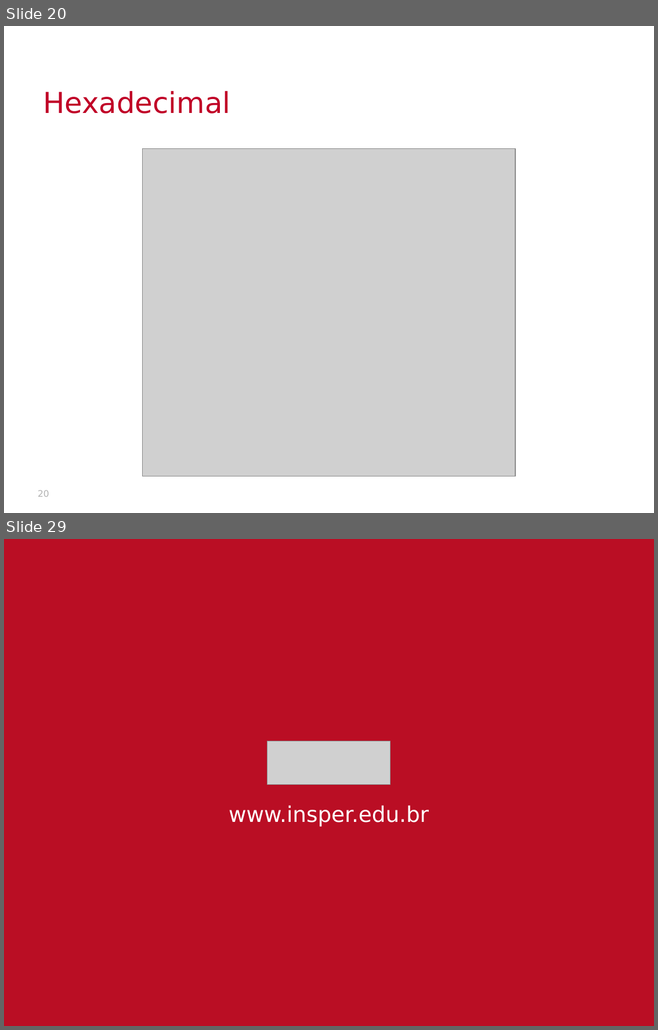
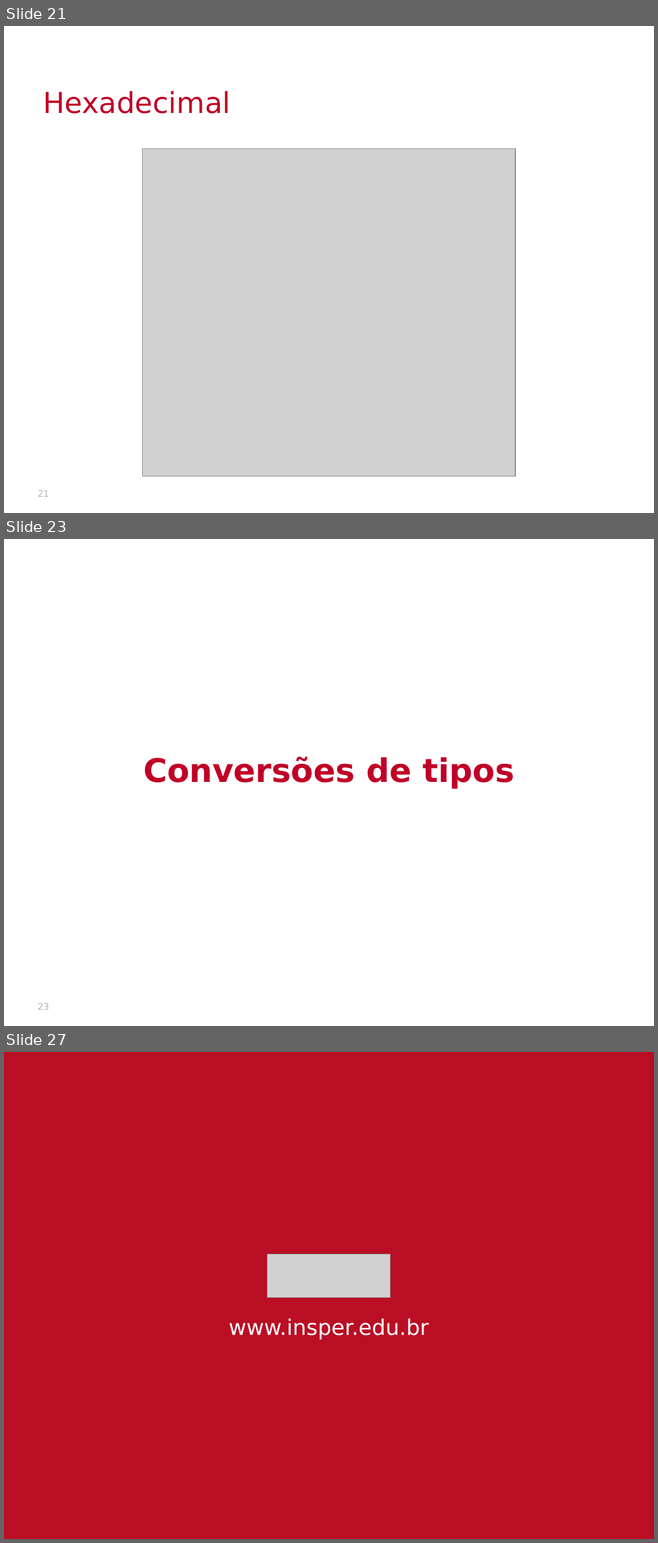
Before and after one commit to victorniubo/SistemasHardwareSoftware, a slide deck: aulas/02-inteiros/slides.pptx. Shown one above the other, each under a label of ours: slides 20 and 29 before the commit, slides 21, 23 and 27 after it; the slides between them are not shown. The pictures are 658x1030 and 658x1543 pixels, drawn with LibreOffice and Linux fonts; fonts in the diff are those of the drawing; grey boxes stand for pictures; background and template pictures are left out. Boxes give left, top, right and bottom in pixels: in the first picture for what was removed or moved away, otherwise in the second. Text is boxed around its words. In the diff, an @@ line names an element or a change of style, - is before the commit and + after.

```diff
--- a/aulas/02-inteiros/slides.pptx
+++ b/aulas/02-inteiros/slides.pptx
@@ slide 23 added at <box>4,539,654,1026</box>, background picture (left out) @@
@@ text added at <box>143,756,514,788</box>, 36 pt, text #C00026, bold @@
+Conversões de tipos
@@ page number added at <box>38,1004,49,1010</box>, 10 pt, text #B2B2B2 @@
+23
@@ what was slide 20 is now slide 21 @@
@@ page number at <box>38,491,49,497</box>: text changed @@
-20
+21
@@ what was slide 29 is now slide 27 @@
```
Also in this commit, not shown: 5 other slides added, 8 slides removed, 9 other files.
